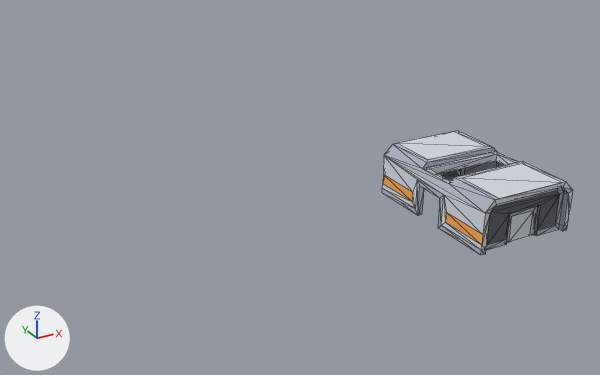
An edit to the glTF model public/models/mars/hangar_largeA.glb, drawn before and after from the same camera.
Camera for both pictures: a camera (50 mm lens) standing at (-7.76, -12.52, 6.77) and looking at (-0.64, 0.43, 0.3). Lighting does not change. The marker at lower left points along +X, +Y and +Z. The first picture is the older version. Mesh edges are drawn as thin lines. Vertices at exactly the same position are counted once.

In view in the first picture: 'gate', 'gate.001', 'hangar_largeA'.
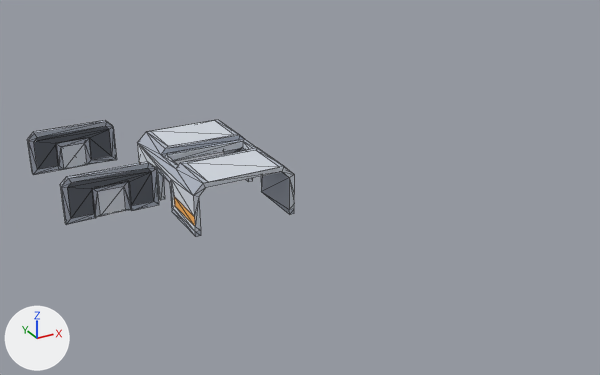
What changed in the scene script:
```text
Change me_mesh_hangar_largea:
    used by ob_hangar_largea; parent = ob_tmpparent; location = (2.0, -1.5, 0.0)
    remove me_mesh_hangar_largea.from_pydata(...)  # 104 vertices, 216 faces; spans x -1.0..1.0, y -1.5..1.5, z 0.0..1.0
    add me_mesh_hangar_largea.from_pydata(...)  # 104 vertices, 216 faces; spans x -3.0..-1.0, y 0.0..3.0, z 0.0..1.0
    me_mesh_hangar_largea part 1: the whole mesh is moved by (-2.0, 1.5, 0.0)
Change me_mesh_gate:
    used by ob_gate; parent = ob_hangar_largea; location = (0.0, 1.35, 0.0)
    remove me_mesh_gate.from_pydata(...)  # 48 vertices, 98 faces; spans x -0.9..0.9, y -0.05..0.05, z 0.0..0.9
    add me_mesh_gate.from_pydata(...)  # 48 vertices, 98 faces; spans x -4.9..-3.1, y 1.6..1.7, z 0.0..0.9
    me_mesh_gate part 2: the whole mesh is turned 180 degrees about the z axis through its middle, then moved by (-4.0, 1.65, 0.0)
Add me_mesh_gate_001:
    me_mesh_gate_001.from_pydata(...)  # 48 vertices, 98 faces; spans x -4.9..-3.1, y 4.3..4.4, z 0.0..0.9
    # faces by material slot: [76, 6, 16]
    me_mesh_gate_001.materials.append(mat_metaldark)  # light grey #d6dbe4
    me_mesh_gate_001.materials.append(mat_metal)  # white #edf0f5
    me_mesh_gate_001.materials.append(mat_dark)  # grey #8f949e
Change ob_hangar_largea:
    ob_hangar_largea.location: (2.0, -1.5, 0.0) -> (0.0, 0.0, 0.0)
Change ob_gate:
    ob_gate: bpy.data.objects.new('gate', me_mesh_gate) -> bpy.data.objects.new('gate', me_mesh_gate_001)
    ob_gate.location: (0.0, 1.35, 0.0) -> (0.0, 0.0, 0.0)
Change ob_gate_001:
    ob_gate_001.rotation_euler: (0.0, 0.0, 3.142) -> (0.0, 0.0, 0.0)  # degrees (0, 0, 180) -> degrees (0, 0, 0)
    ob_gate_001.location: (0.0, -1.35, 0.0) -> (0.0, 0.0, 0.0)
```

What differs and where, as boxes (x1, y1, x2, y2) in the pictures (600 x 375 px; the box of a moved part takes in the faces that stretch with it):
'hangar_largeA', moved
    before: (382, 131, 573, 255)
    after: (137, 120, 294, 237)
'gate.001', moved
    before: (486, 188, 564, 250)
    after: (60, 161, 159, 225)
'gate', reshaped, moved (mostly hidden before)
    before: (439, 168, 465, 180)
    after: (27, 120, 117, 175)
part 2 of me_mesh_gate, moved or reshaped
    before: (439, 168, 564, 250)
    after: (60, 161, 159, 225)
